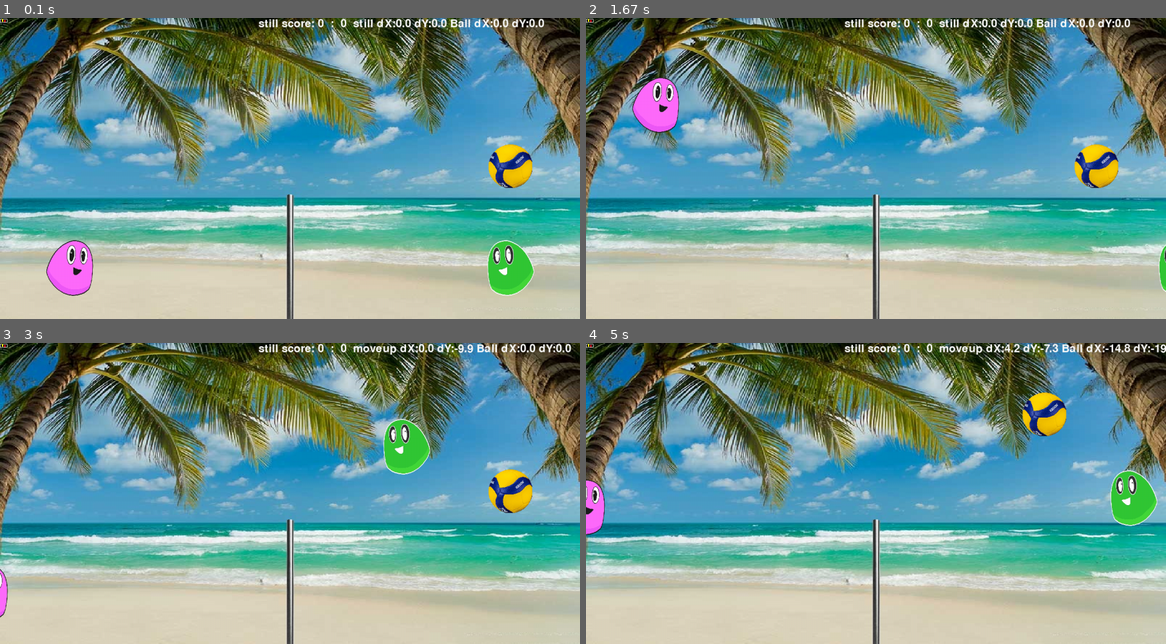
Above: before the commit, frames 1-4 (two rows, left to right).
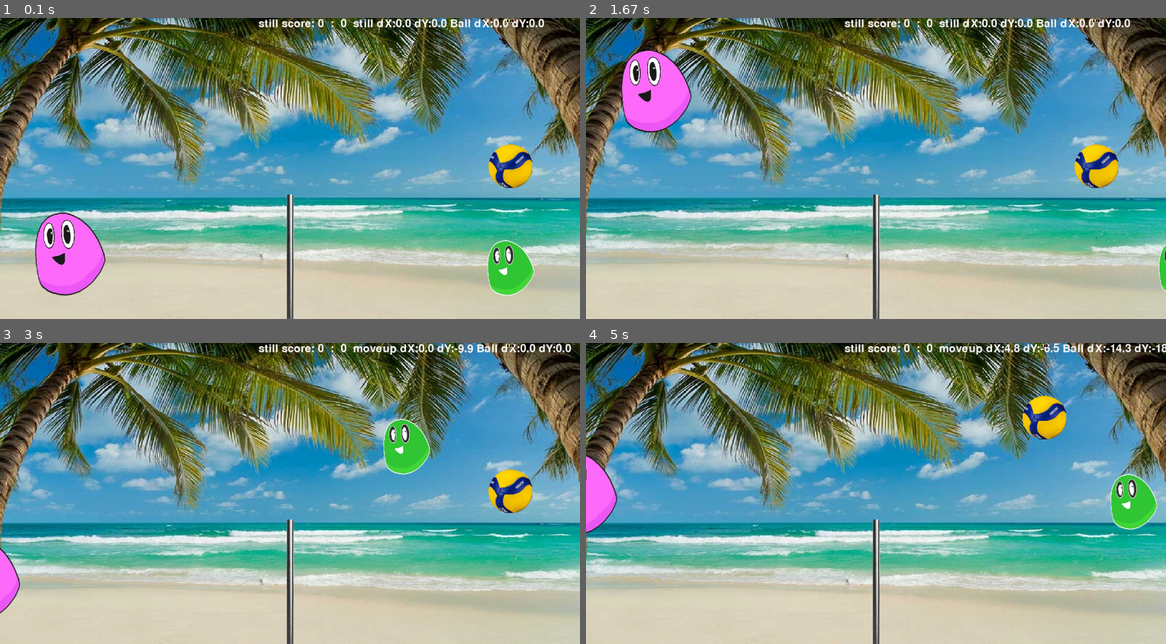
Above: after the commit, the same moments.

Repository: 3strategy/pygameBlobby
Game: pygame game, started from pyGameBlobby.py
Same seed, same stepped clock (60 frames per second), same inputs: the game is played once before the commit and once after it.
Inputs:
- Up to frame 1 (0.1 s): no input
- Up to frame 2 (1.67 s): hold Right 0.33-0.8 s; hold Up 0.83-1.13 s; hold Right 1.17-1.63 s; hold D 1.17-1.63 s
- Up to frame 3 (3 s): hold Left 1.67-2.2 s; hold A 1.67-2.2 s; tap C at 1.82 s; hold Left 2.23-2.63 s; hold A 2.23-2.63 s; hold Up from 2.67 s (still down)
- Up to frame 4 (5 s): release Up at 3.03 s; hold Right 3.07-3.7 s; hold D 3.07-3.7 s; tap C at 3.22, 4.88 s; hold Left 3.73-4.2 s; hold A 3.73-4.2 s; hold Right 4.23-4.7 s; hold D 4.23-4.7 s; hold Up from 4.73 s (still down)

The runs differ from the first frame. In frame 1, 1.9% of the frame differs, in the area x 0-89%, y 0-93%; in frame 2, 1.9%; in frame 3, 0.4%; in frame 4, 2.0%, in the area x 0-100%, y 0-64%.

Commit message:
Lesson 7.2 1) Add sky pointer. 2) Make ground player hit harder (since has floor support). 3) Improve impact velocities: Add Option to compress Y Axis (better for 16:9. More like tennis than volley. Make game easier. 4) Prepare to debug 3 touch bug (multi hits in a fraction fo a sec): PROBLEM: in some cases impact can be given some very wrong angles (see picture).

Diff:
--- a/Shared.py
+++ b/Shared.py
@@ -12,11 +12,13 @@
     print("couldn't load module. %s" % err)
     sys.exit(2)
 
-screeny = 650#650 #650 is also good.
-screenx = 1250#1250#1580
-basescale = screeny/650 #
+screeny = 650  # 650 #650 is also good.
+screenx = 1250  # 1250#1580
+basescale = screeny / 650  #
 speed = 27 * basescale
 gravity = 0.56 * basescale
+y_compression = False
+max_ball_speed = 25
 
 # [resource handling functions here]
 def load_png(name):
@@ -36,32 +38,43 @@
 
 class SharedSprite(pygame.sprite.Sprite):
 
-    def __init__(self, imagename, scale=1,flip=False):
+    def __init__(self, imagename, scale=1, flip=False):
         pygame.sprite.Sprite.__init__(self)
         self.image = load_png(imagename)
         if flip:
-            self.image = pygame.transform.flip(self.image,True,False)
+            self.image = pygame.transform.flip(self.image, True, False)
         self.rect = self.image.get_rect()
 
-        self.image = pygame.transform.scale(self.image, (int(self.rect.width*basescale*scale), int(self.rect.height*basescale*scale)))
+        self.image = pygame.transform.scale(self.image, (
+        int(self.rect.width * basescale * scale), int(self.rect.height * basescale * scale)))
         self.rect = self.image.get_rect()
         self.oldpos = self.rect
         self.newpos = self.rect
         screen = pygame.display.get_surface()
         self.area = screen.get_rect()
-        self.area.centery -= 50 * basescale     #move logical area up
+        self.area.centery -= 50 * basescale  # move logical area up
         self.mask = pygame.mask.from_surface(self.image)  # Use `pygame.mask.from_surface` to get the masks.
         self.dX = 0.0
         self.dY = 0.0
         self.gravity = gravity
         self.initial_wall_dist = 150 * basescale
         self.boost = False
-
+        self.dY2, self.dY1, self.dY0 = 0.0,0.0,0.0 # for debug
+        self.old2, self.old1 = self.newpos, self.newpos
     def reinit(self):
         self.dX = 0.0
         self.dY = 0.0
 
     def update(self):
+        # for debug
+        self.dY3 = self.dY2
+        self.dY2 = self.dY1
+        self.dY1 = self.dY0
+        self.dY0 = self.dY
+        self.old3 = self.old2
+        self.old2 = self.old1
+        self.old1 = self.oldpos
+
         # for rolling back in case of collision
         self.oldpos = self.rect
 
@@ -72,9 +85,9 @@
         # Any action on newpos will move rect...(unlike before).
         self.rect = self.newpos
 
-    def rollback (self, other_object = None):
+    def rollback(self, other_object=None):
         self.rect = self.oldpos
-        self.newpos = self.oldpos
+        #self.newpos = self.oldpos
         if other_object:
             # tiny recursive call.
             # recursivity stops after 1 iteration. why?
@@ -93,19 +106,20 @@
             a = -1
         else:
             a = 0
-        #print (a)
+        # print (a)
         return a
 
 
 class Net(SharedSprite):
     def __init__(self):
         SharedSprite.__init__(self, 'Net1.png')
-        self.rect.midbottom = (self.area.midbottom[0],self.area.midbottom[1]+0)
+        self.rect.midbottom = (self.area.midbottom[0], self.area.midbottom[1] + 0)
+
 
 class Pointer(SharedSprite):
     def __init__(self):
         SharedSprite.__init__(self, 'Pointer.png')
-        self.rect.top = self.area.top+52*basescale
+        self.rect.top = self.area.top + 52 * basescale
 
 
 def testoverlap(p, s):
@@ -155,9 +169,17 @@
     vy = (v * cos(t - g) * (m - m2) + m2v2 * cos(t2 - g)) * sin(g) / (m + m2) + v * sin(t - g) * sin(g + pi / 2)
     v2x = (v2 * cos(t2 - g) * (m2 - m) + mv * cos(t - g)) * cos(g) / (m + m2) + v2 * sin(t2 - g) * cos(g + pi / 2)
     v2y = (v2 * cos(t2 - g) * (m2 - m) + mv * cos(t - g)) * sin(g) / (m + m2) + v2 * sin(t2 - g) * sin(g + pi / 2)
+    if y_compression:
+        s = f'before: {vx:.1f} {vy:.1f} after '
+        for i in range(10):
+            if sqrt(vx * vx + vy * vy) > max_ball_speed:
+                vy *= 0.9
+                vx *= 0.98
+        s += f'{vx:.1f} {vy:.1f}'
+        print (f'{datetime.now()} input V:{v:.1f} theta:{degrees(t):.1f} {s}')
     xyxy = ((round(vx, 2), round(vy, 2)), (round(v2x, 2), round(v2y, 2)))
-    # print(f'Ball: {v1:.1f}({degrees(t1):.0f}\u2070)\t Player:{v2:.1f}({degrees(t2):.0f}\u2070),\
-    # impact angle:{degrees(g):.0f}\u2070 masses:{m1},{m2} \nresult:{xyxy}')
+    print(f'Ball: {v:.1f}({degrees(t):.0f}\u2070)\t Player:{v2:.1f}({degrees(t2):.0f}\u2070),\
+    impact angle:{degrees(g):.0f}\u2070 masses:{m},{m2} \n{datetime.now()} result:{xyxy}')
     return xyxy
 
 
--- a/ball.py
+++ b/ball.py
@@ -18,7 +18,7 @@
         self.point_started = False
         self.point_scored = False
         self.net: Net = net  # hinting.
-
+        self.pointer: Pointer = pointer
         self.dyfix = self.rect.height / 2
         self.dxfix = self.rect.width / 2
         self.startY = 320 * basescale
@@ -51,6 +51,7 @@
     def update(self, *args):
         SharedSprite.update(self)
         newpos, area = self.newpos, self.area
+        self.pointer.rect.centerx = newpos.centerx
         # you can do the above pointing but you cannot do:
         # dY,dX = self.dY, self.dX  # WHY?
         if self.point_started and self.dY < 14 * basescale:
@@ -68,7 +69,7 @@
                 return  # a crucial return.
 
         # Test if flying too high בדיקה אם הכדור עף גבוה מדי
-        elif newpos.top < -200 * basescale and self.dY < 0:
+        elif newpos.top < -300 * basescale and self.dY < 0:
             print(f'sky high {newpos.top} dX:{self.dX:.1f} dY:{self.dY:.1f}')
             newpos.top -= self.dY
             self.dY = -self.dY
@@ -91,24 +92,49 @@
         for ordinal in range(2):
             player = self.players[ordinal]
             # overlap gets the result of the collision test and then an 'if' checks overlap
-            if overlap := testoverlap(player, self):  # EXPRESSION ASSIGNMENT
+            if bestoverlap := testoverlap(player, self):  # EXPRESSION ASSIGNMENT
+                print(f'\ninitial ball:{self.newpos.center} pla:{player.newpos.center}')
+
+
 
                 # reset num_shots of the THE OTHER PLAYER
                 self.players[not ordinal].num_shots = 0
-                player.num_shots += 1
+                if not self.point_scored:player.num_shots += 1
                 if player.num_shots > 3:
                     player.state = "3-touch"  # putting debug info here (since point is over)
+                    print (f'{datetime.now()}  ball:{self.oldpos.bottom} {self.old1.bottom} {self.old2.bottom} oldest{self.old3.bottom}')
+                    print (f'ball dY: {self.dY:.1f} {self.dY0:.1f} {self.dY1:.1f} {self.dY2:.1f} oldest: {self.dY3:.1f}')
                     self.score()  # give point to other side.
                     return
 
+                # calculate best possible impact (without rolling back player:
+                self.rect = self.rect.copy()
+                no_need_to_rollback_player = False
+                for i in range(4):
+                    self.rect = average_rect(self.newpos, self.oldpos)
+                    if overlap := testoverlap(player, self):
+                        self.newpos = self.rect
+                        bestoverlap = overlap
+                    else:
+                        self.oldpos = self.rect
+                        no_need_to_rollback_player = True
+
+                self.rect = newpos #now contains the best overlap found (old pos=best non overlap)
+                if no_need_to_rollback_player:
+                    print (f'best old {self.oldpos.center} new {self.newpos.center}')
+
+                weight = (300 if player.newpos.bottom == area.bottom else 3)
                 self.point_started = True  # from here on gravity will apply.
                 # the effect of the collision is calculated by Impulse Equations.
-                impact_gamma = angle_ofdxdy((overlap[0] - self.dxfix, (overlap[1] - self.dyfix)))[0]
+                impact_gamma = angle_ofdxdy((bestoverlap[0] - self.dxfix, (bestoverlap[1] - self.dyfix)))[0]
                 x = (self.dX, self.dY), (player.dX, player.dY)
-                ((self.dX, self.dY), (player.dX, player.dY)) = calc_impulse_xy1xy2(x, 1, 3.5, impact_gamma)
+                ((self.dX, self.dY), (player.dX, player.dY)) = calc_impulse_xy1xy2(x, 1, weight, impact_gamma)
 
                 # rollback both Ball and Player positions
-                self.rollback(player)
+                if no_need_to_rollback_player:
+                    self.rollback()
+                else:
+                    self.rollback(player)
                 # check no collision and break if collision to debug
                 assert not testoverlap(player, self)
                 return  # no need to check the other player.
--- a/player.py
+++ b/player.py
@@ -23,7 +23,7 @@
         self.score = 0
 
         if side == "left":
-            SharedSprite.__init__(self, 'blobbyred.webp', 0.4, True)
+            SharedSprite.__init__(self, 'blobbyred.webp', 0.6)
             self.sign = 1
             self.upKey = K_d
             self.downKey = K_LALT
Binary file added: Data/CollisionMaskIIssue.PNG
